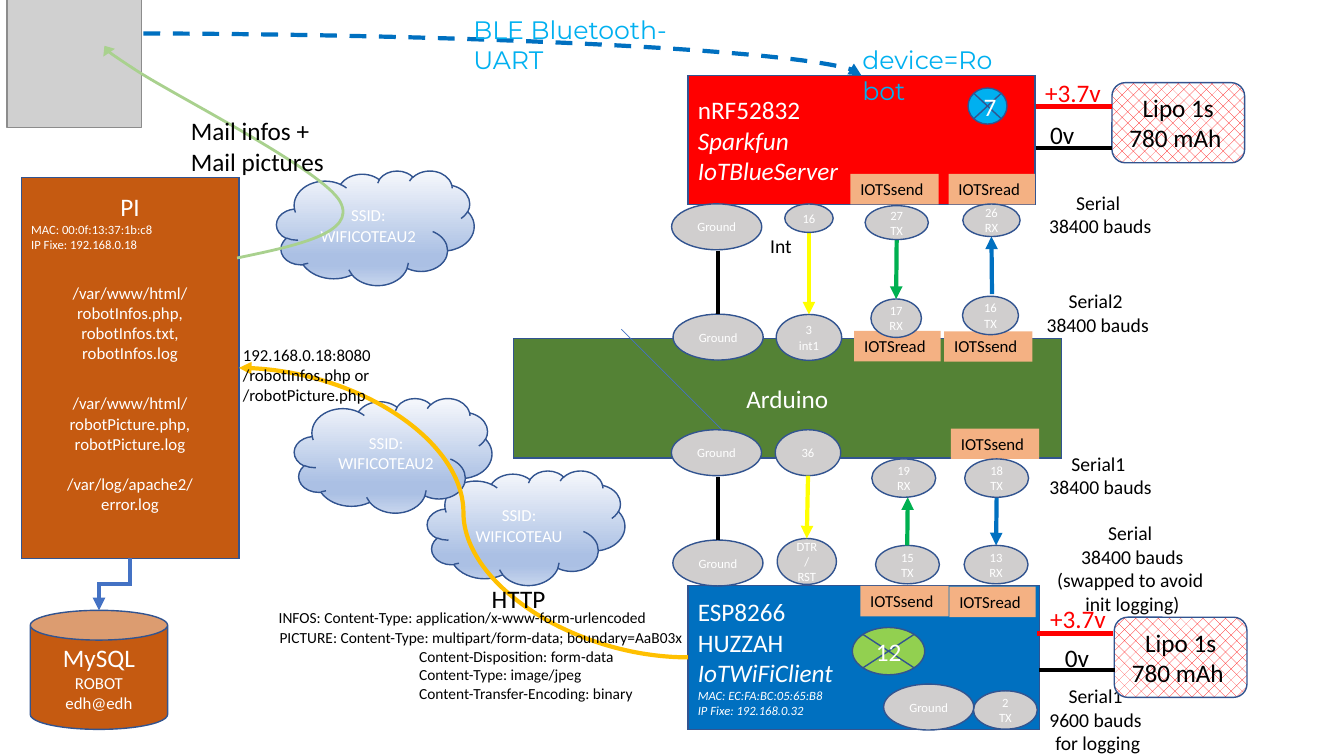
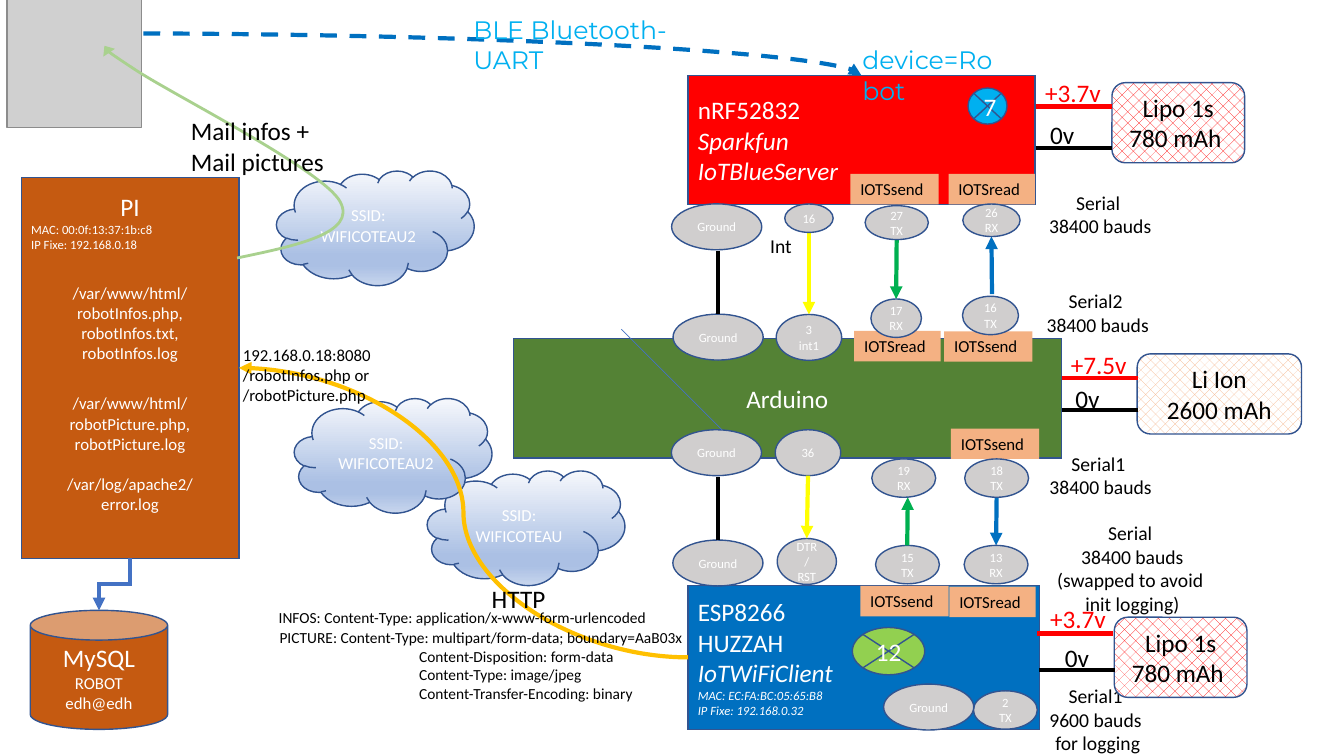
Before and after one commit to RobotEdh/RobotMicroControl, a slide deck: slide 1 of libraries/Diagramm Robot v2.pptx. Drawn at 1344x756 pixels with LibreOffice and Linux fonts; fonts in the diff are those of the drawing; grey boxes stand for pictures. Boxes give left, top, right and bottom in pixels: in the first picture for what was removed or moved away, otherwise in the second. Text is boxed around its words. In the diff, an @@ line names an element or a change of style, - is before the commit and + after.

```diff
--- a/libraries/Diagramm Robot v2.pptx
+++ b/libraries/Diagramm Robot v2.pptx
@@ text added at [1071, 357, 1127, 380], 18 pt, text #FF0000 @@
++7.5v
@@ rounded rectangle added at [1137, 354, 1302, 435], fill pattern #F4B183 on #FFFFFF, outline #325491 1 pt, 18 pt, text #000000 @@
+Li Ion
+2600 mAh
@@ line added from (1062, 378) to (1138, 378), #FF0000 3 pt @@
@@ line added from (1062, 409) to (1138, 409), #000000 3 pt @@
@@ text added at [1075, 391, 1099, 412], 18 pt, text #000000 @@
+0v
```
Also in this commit, not shown: 2 other slides changed, 5 other files.
